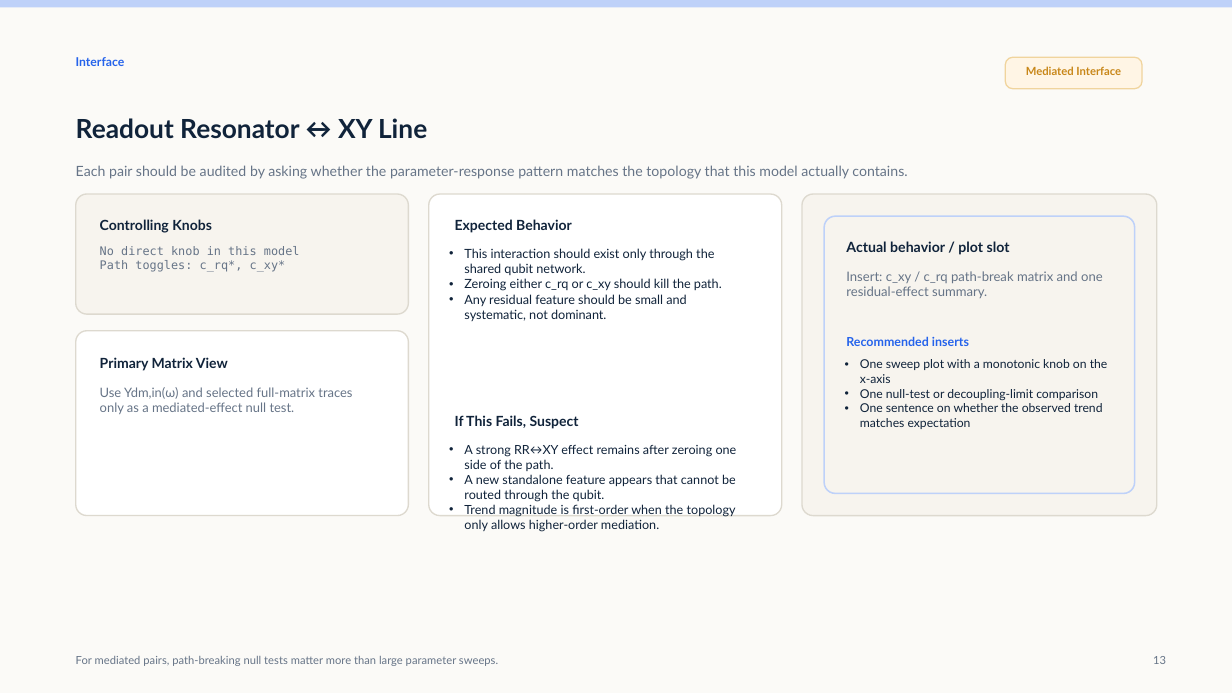
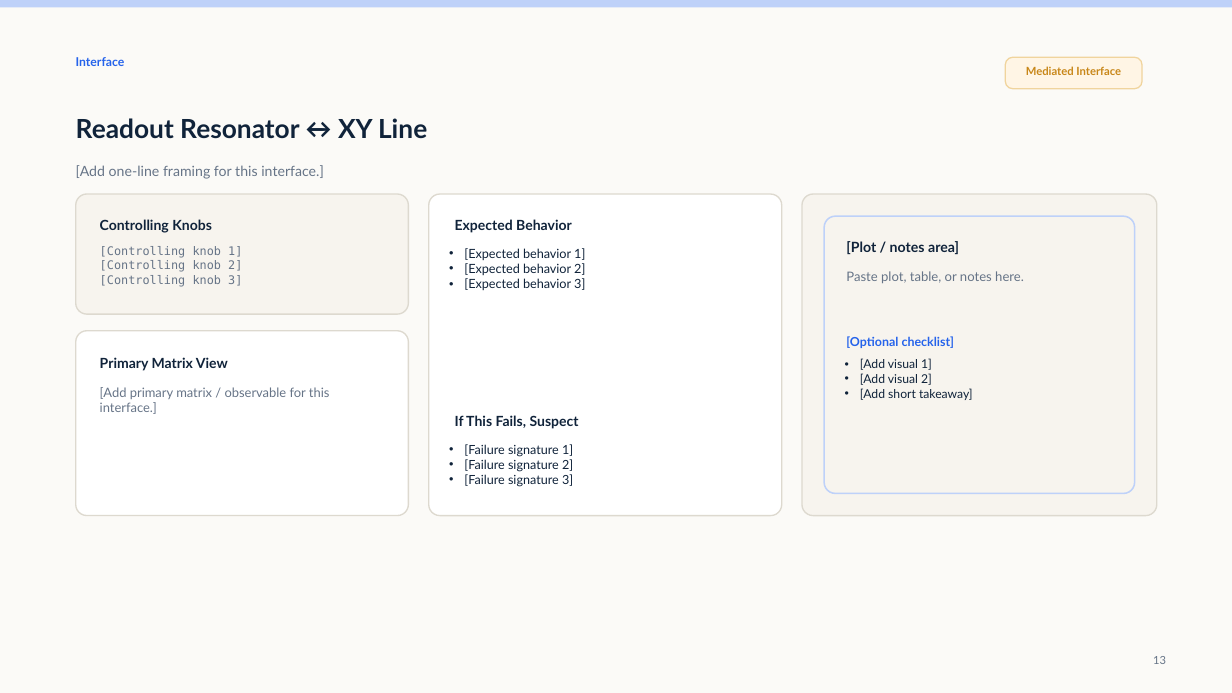
Before and after one commit to arfiligol/superconducting-circuits-research-workbench, a slide deck: slide 13 of sandbox/qubit_external_coupling_analysis/outputs/slides/parameter_response_vv/output/qeca_parameter_response_vv_report.pptx. Drawn at 1232x693 pixels with LibreOffice and Linux fonts; fonts in the diff are those of the drawing. Boxes give left, top, right and bottom in pixels: in the first picture for what was removed or moved away, otherwise in the second. Text is boxed around its words. In the diff, an @@ line names an element or a change of style, - is before the commit and + after.

```diff
--- a/sandbox/qubit_external_coupling_analysis/outputs/slides/parameter_response_vv/output/qeca_parameter_response_vv_report.pptx
+++ b/sandbox/qubit_external_coupling_analysis/outputs/slides/parameter_response_vv/output/qeca_parameter_response_vv_report.pptx
@@ text at (76,165,324,179): text changed @@
-Each pair should be audited by asking whether the parameter-response pattern matches the topology that this model actually contains.
+[Add one-line framing for this interface.]
@@ text at (100,246,242,287): text changed @@
-No direct knob in this model
-Path toggles: c_rq*, c_xy*
+[Controlling knob 1]
+[Controlling knob 2]
+[Controlling knob 3]
@@ text at (464,248,585,290): text changed @@
-• This interaction should exist only through the shared qubit network.
-• Zeroing either c_rq or c_xy should kill the path.
-• Any residual feature should be small and systematic, not dominant.
+• [Expected behavior 1]
+• [Expected behavior 2]
+• [Expected behavior 3]
@@ text at (846,241,959,254): text changed @@
-Actual behavior / plot slot
+[Plot / notes area]
@@ text at (846,271,1024,283): text changed @@
-Insert: c_xy / c_rq path-break matrix and one residual-effect summary.
+Paste plot, table, or notes here.
@@ text at (846,336,955,348): text changed @@
-Recommended inserts
+[Optional checklist]
@@ text at (860,358,973,400): text changed @@
-• One sweep plot with a monotonic knob on the x-axis
-• One null-test or decoupling-limit comparison
-• One sentence on whether the observed trend matches expectation
+• [Add visual 1]
+• [Add visual 2]
+• [Add short takeaway]
@@ text at (100,387,330,414): text changed @@
-Use Ydm,in(ω) and selected full-matrix traces only as a mediated-effect null test.
+[Add primary matrix / observable for this interface.]
@@ text at (464,444,573,487): text changed @@
-• A strong RR↔XY effect remains after zeroing one side of the path.
-• A new standalone feature appears that cannot be routed through the qubit.
-• Trend magnitude is first-order when the topology only allows higher-order mediation.
+• [Failure signature 1]
+• [Failure signature 2]
+• [Failure signature 3]
@@ text removed at (76,656,498,666) @@
-For mediated pairs, path-breaking null tests matter more than large parameter sweeps.
```
Also in this commit, not shown: 10 other slides changed, 4 slides added, 4 slides removed, 2 other files.
